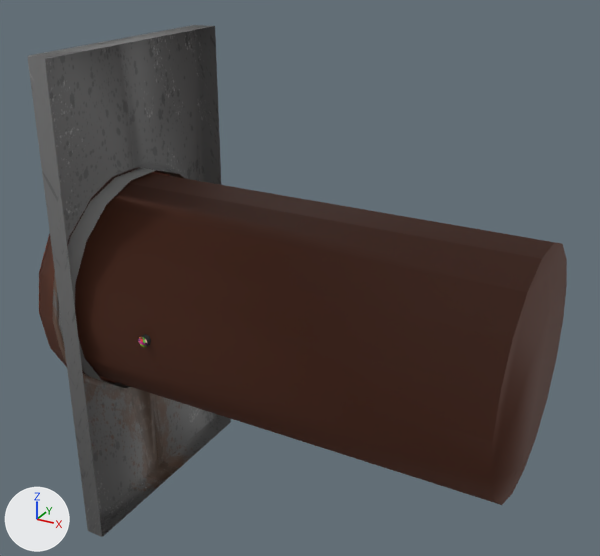
A saved change to the FBX model Assets/ImportAssets/Ventilator.fbx.
Rendered twice from a 50 mm lens placed at (4.29, -5.12, 4.89), pointed at (1.42, 0.1, 2.28). Every picture has the same lights, and +X, +Y and +Z are marked at lower left. Vertices at the same position are counted once.

The first picture shows 'Ventilator'.
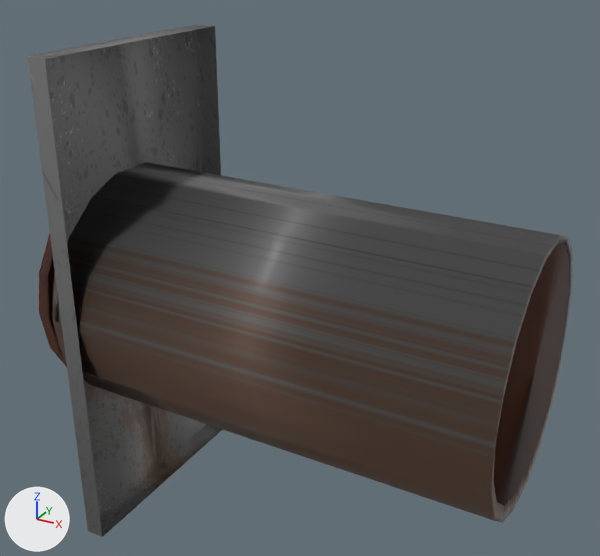
Changed parts and their boxes (x1, y1, x2, y2) in the pictures (600 x 556 px):
```json
{"object": "Ventilator", "change": "reshaped", "before": [28, 25, 567, 537], "after": [28, 25, 573, 537]}
{"part": 1, "of": "me_cube_014", "change": "built on", "before": [76, 207, 567, 505], "after": [53, 162, 573, 522]}
{"part": 2, "of": "me_cube_014", "change": "recoloured", "before": [83, 162, 170, 389]}
```

Edits to the scene script, one JSON object a line:
```json
{"block": "me_cube_014", "where": "# used by ob_ventilator; location = (0.0, 0.0, 0.0); rotation_euler = (1.236, -3.108, -0.0469), in degrees (71, -178, -2.7); scale = (-0.000739, -0.00458, -0.00063)"}
{"op": "remove", "block": "me_cube_014", "code": "me_cube_014.from_pydata(...)  # 2456 vertices, 3111 faces; spans x -656.0..4432.0, y -71.0..897.0, z -1501.0..3590.0"}
{"op": "add", "block": "me_cube_014", "code": "me_cube_014.from_pydata(...)  # 2501 vertices, 3200 faces; spans x -656.0..4478.0, y -71.0..897.0, z -1501.0..3590.0"}
{"block": "me_cube_014", "change": "me_cube_014 part 1: 1 vertex removed from x 4379.0, y 596.0, z 583.0; 46 vertices added at x 4117.0..4478.0, y 199.0..634.0, z -266.0..2890.0"}
{"block": "me_cube_014", "change": "me_cube_014 part 2: 9 faces spanning x -387.0..-233.0, y 192.0..627.0, z -556.0..2481.0 switch from mat_material_019 (picture img_ventilator_painted2_0_png) to mat_texture_a_normal (picture img_texture_atlas_meatfarm_1_0_png)"}
```
